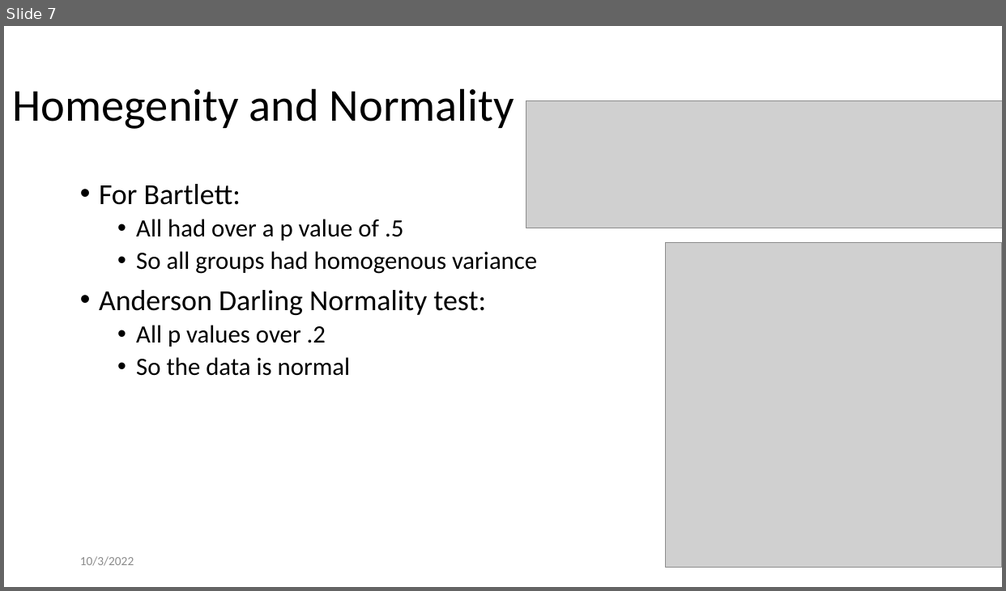
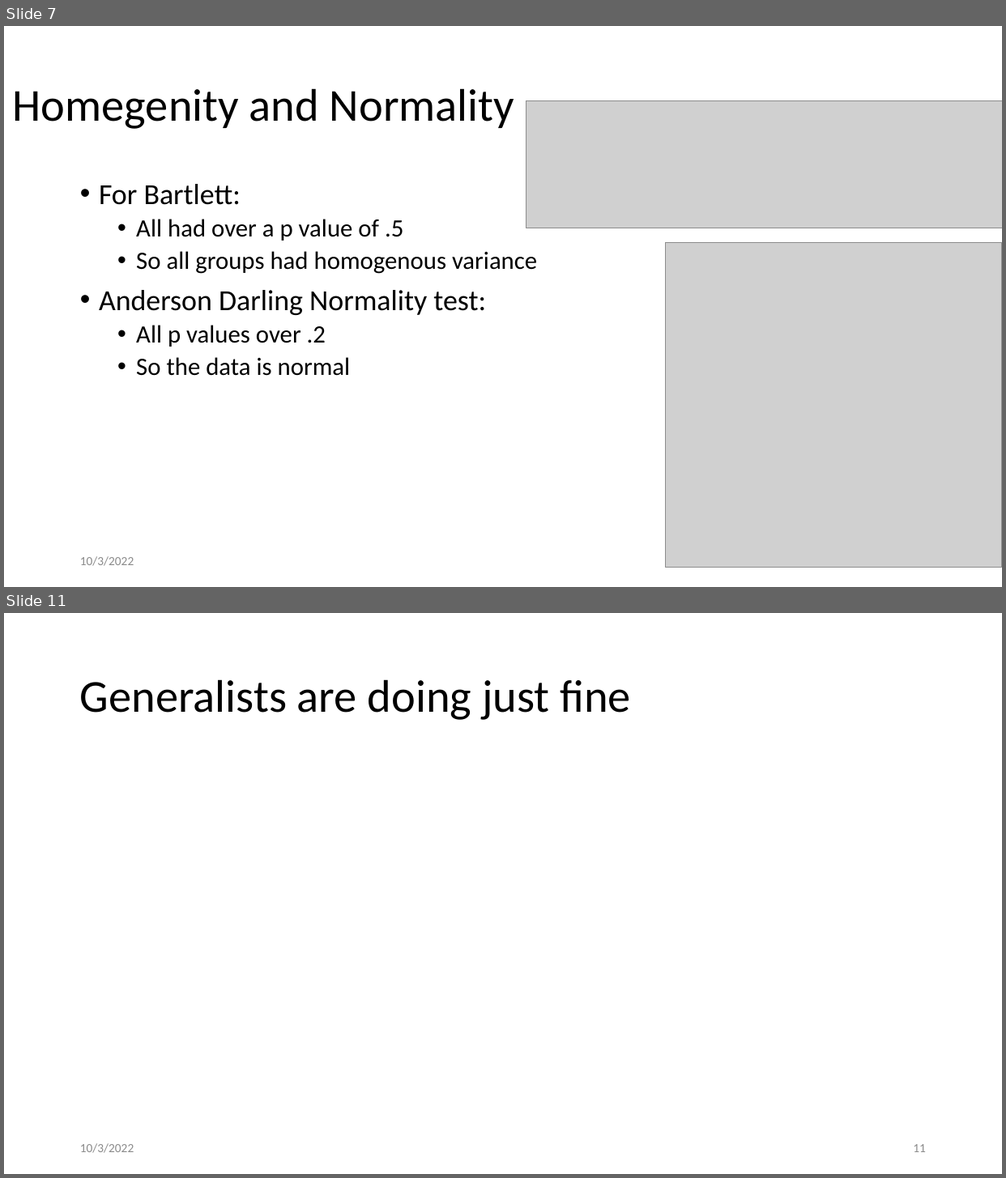
Before and after one commit to kiperry/Ohio_Bees, a slide deck: Changes I have made for local analysis.pptx. Shown one above the other, each under a label of ours: slide 7 before the commit, slides 7 and 11 after it; the slides between them are not shown. The pictures are 1006x591 and 1006x1178 pixels, drawn with LibreOffice and Linux fonts; fonts in the diff are those of the drawing; grey boxes stand for pictures; background and template pictures are left out. Boxes give left, top, right and bottom in pixels: in the first picture for what was removed or moved away, otherwise in the second. Text is boxed around its words. In the diff, an @@ line names an element or a change of style, - is before the commit and + after.

```diff
--- a/Changes I have made for local analysis.pptx
+++ b/Changes I have made for local analysis.pptx
@@ slide 11 added at [4,613,1002,1174], background picture (left out) @@
@@ title added at [80,679,631,720], 44 pt, text #000000 @@
+Generalists are doing just fine
@@ text added at [80,1144,134,1153], 12 pt, text #8C8C8C @@
+10/3/2022
@@ page number added at [913,1144,926,1152], 12 pt, text #8C8C8C @@
+11
```
Also in this commit, not shown: 1 slide changed, 6 other slides added.
